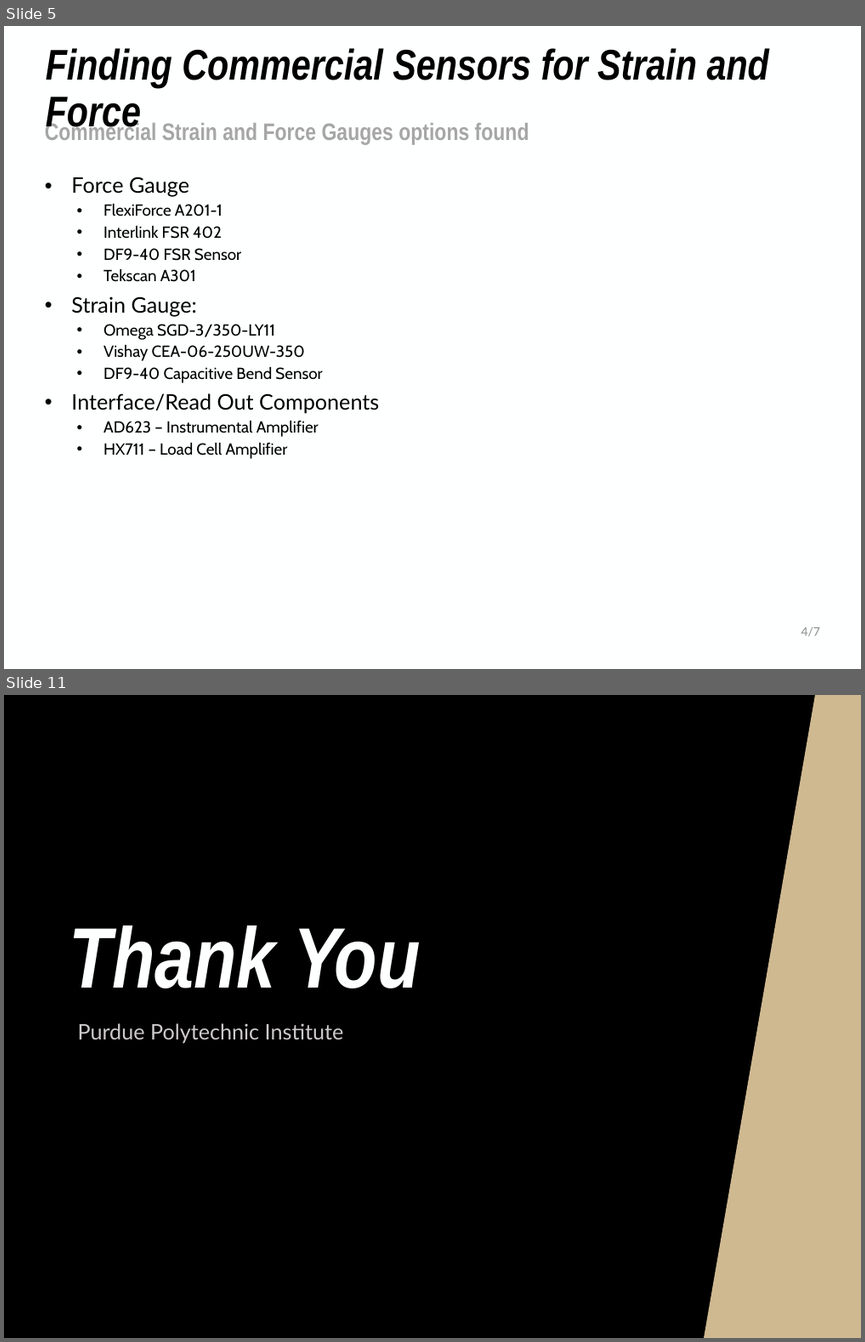
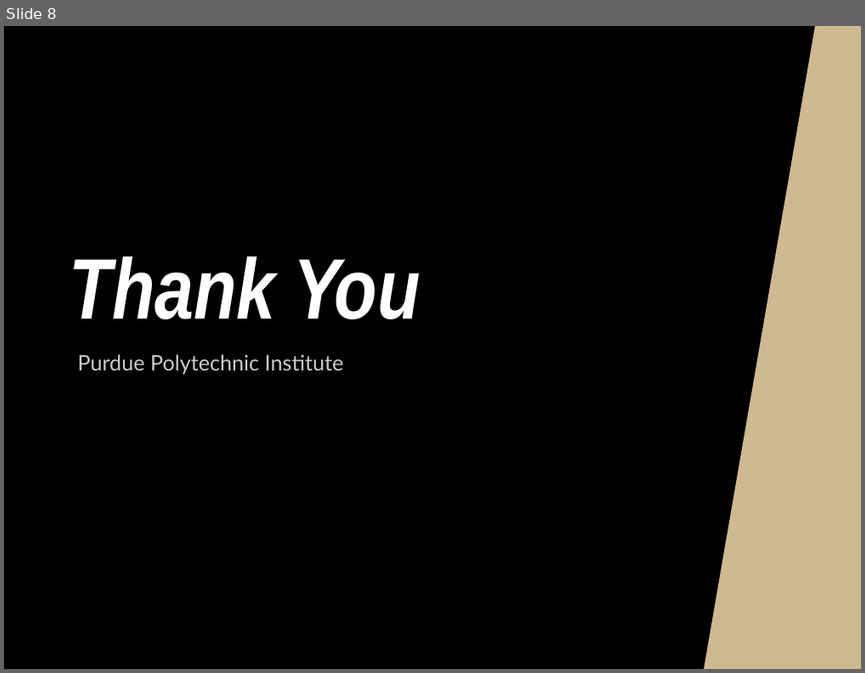
Before and after one commit to NHuang58/Biomedical_Device_PCB, a slide deck: Documentation/Slides/Week_9.pptx. Shown one above the other, each under a label of ours: slides 5 and 11 before the commit, slide 8 after it; the slides between them are not shown. The pictures are 865x1342 and 865x673 pixels, drawn with LibreOffice and Linux fonts; fonts in the diff are those of the drawing; background and template pictures are left out. Boxes give left, top, right and bottom in pixels: in the first picture for what was removed or moved away, otherwise in the second. Text is boxed around its words. In the diff, an @@ line names an element or a change of style, - is before the commit and + after.

```diff
--- a/Documentation/Slides/Week_9.pptx
+++ b/Documentation/Slides/Week_9.pptx
@@ slide 5 removed at bbox=[4, 26, 861, 669], background #FEFFFF @@
@@ title removed at bbox=[46, 48, 769, 135] @@
-Finding Commercial Sensors for Strain and Force
@@ text removed at bbox=[45, 121, 529, 145] @@
-Commercial Strain and Force Gauges options found
@@ text removed at bbox=[71, 176, 379, 459] @@
-• Force Gauge
-  • FlexiForce A201-1
-  • Interlink FSR 402
-  • DF9-40 FSR Sensor
-  • Tekscan A301
-• Strain Gauge:
-  • Omega SGD-3/350-LY11
-  • Vishay CEA-06-250UW-350
-  • DF9-40 Capacitive Bend Sensor
-• Interface/Read Out Components
-  • AD623 – Instrumental Amplifier
-  • HX711 – Load Cell Amplifier
@@ text removed at bbox=[801, 627, 820, 636] @@
-4/7
@@ what was slide 11 is now slide 8 @@
```
Also in this commit, not shown: 4 slides changed, 3 slides added, 5 other slides removed, 24 other files.
